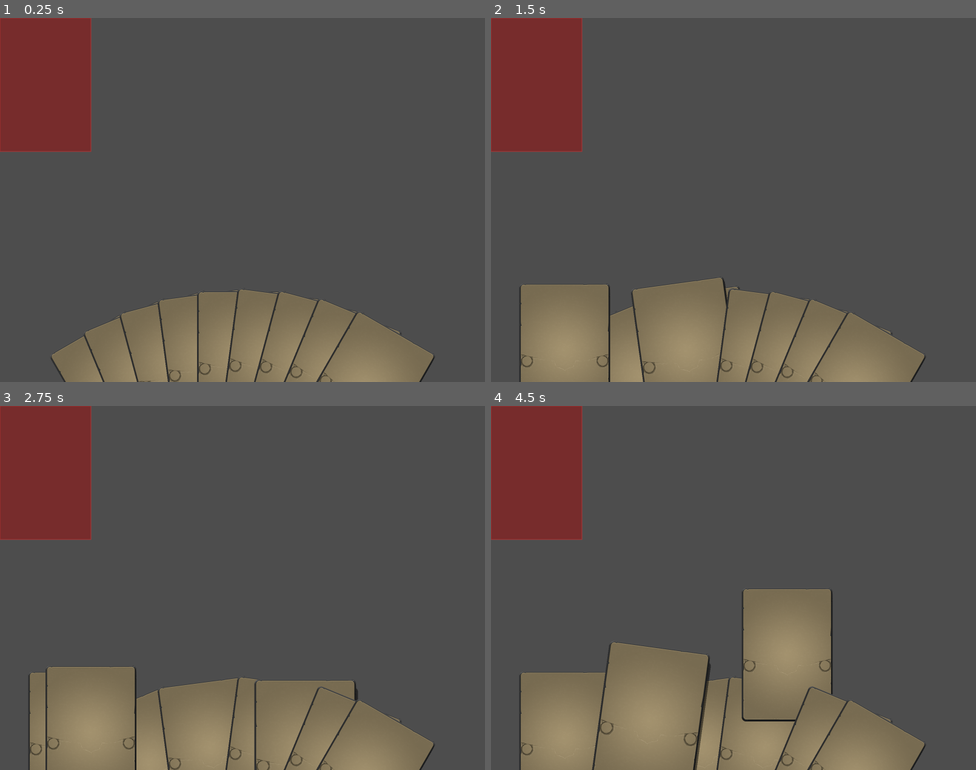
Above: before the commit, frames 1-4 (two rows, left to right).
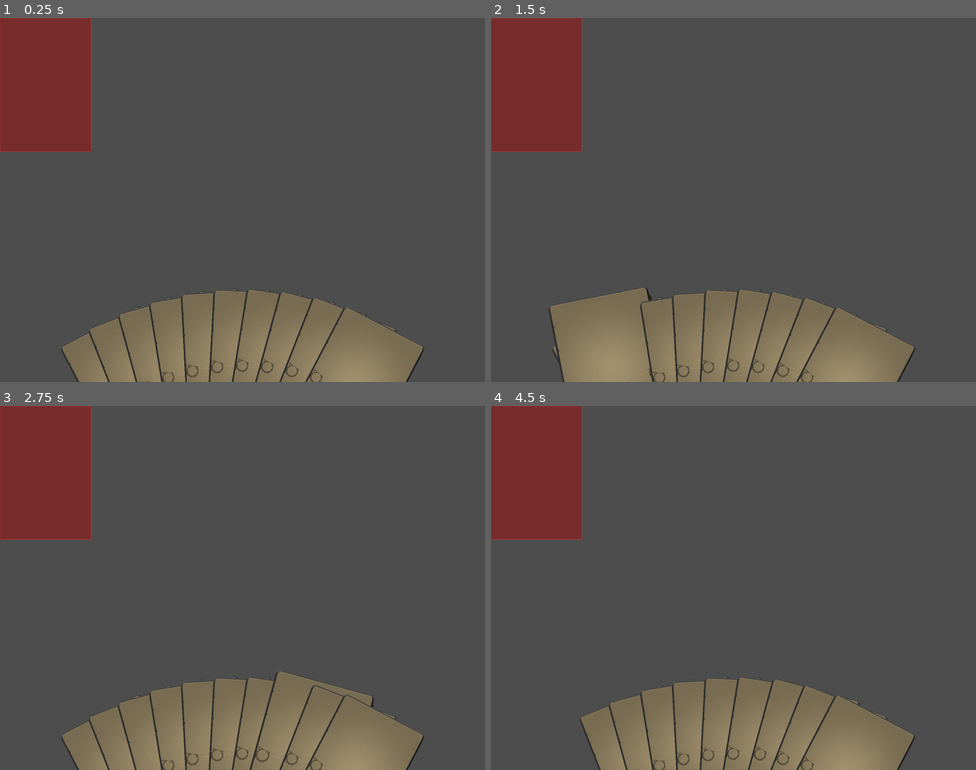
Above: after the commit, the same moments.

Repository: chenkjia/godot-script
Game: Godot game, scene res://Main.tscn
The game is run twice, just before and just after one commit, with the same random seed, the same clock (stepped at 60 frames per second) and the same inputs.
Inputs (mouse positions are in pixels of both pictures, inside the frame that each line leads up to):
- Up to frame 1 (0.25 s): no input
- Up to frame 2 (1.5 s): tap Enter at 0.5 s; drag from (641, 374) to (539, 356) at 0.52 s; drag from (699, 360) to (539, 356) at 1.27 s
- Up to frame 3 (2.75 s): move the mouse to (276, 748) at 2.02 s; click (276, 748) at 2.17 s
- Up to frame 4 (4.5 s): tap Space at 2.75 s; drag from (825, 762) to (573, 719) at 2.77 s; drag from (563, 737) to (811, 686) at 3.52 s; drag from (583, 733) to (811, 686) at 4.27 s

The runs differ from the first frame. In frame 1, 2.5% of the frame differs, in the area x 10-90%, y 74-100%; in frame 2, 5.7%; in frame 3, 7.3%; in frame 4, 14%, in the area x 5-90%, y 50-100%.

Commit message:
卡片放手会自动进入手牌

Diff:
--- a/components/card.gd
+++ b/components/card.gd
@@ -11,9 +11,12 @@
 # 拖动相关变量
 var dragging: bool = false
 var drag_offset: Vector2 = Vector2.ZERO
+var original_position: Vector2 = Vector2.ZERO  # 记录原始位置
+var original_rotation: float = 0.0  # 记录原始旋转
 var tween_rot: Tween
 @export var follow_speed: float = 1.0
 @export var rotation_factor: float = 0.03
+@export var return_speed: float = 0.3  # 返回原位的速度
 
 var tween: Tween
 
@@ -52,6 +55,9 @@
 		var mb: InputEventMouseButton = event
 		if mb.button_index == MOUSE_BUTTON_LEFT:
 			if mb.pressed:
+				# 记录拖动开始时的原始位置和旋转
+				original_position = global_position
+				original_rotation = rotation_degrees
 				# 直接开始拖动，因为事件已经在卡片范围内
 				dragging = true
 				drag_offset = global_position - get_global_mouse_position()
@@ -61,13 +67,15 @@
 				if dragging:
 					dragging = false
 					# 检查是否在垃圾桶区域内
-					check_trash_area()
-					# 停止旋转动画并归零（卡片和阴影同步）
-					if tween_rot:
-						tween_rot.kill()
-					tween_rot = create_tween().set_parallel(true)
-					tween_rot.tween_property(self, "rotation_degrees", 0.0, 0.15)
-					tween_rot.tween_property(shadow, "rotation_degrees", 0.0, 0.15)
+					if not check_trash_area():
+						# 如果不在垃圾桶区域，返回原位置
+						return_to_original_position()
+					else:
+						# 如果在垃圾桶区域，停止旋转动画并归零
+						if tween_rot:
+							tween_rot.kill()
+						tween_rot = create_tween().set_parallel(true)
+						tween_rot.tween_property(self, "rotation_degrees", 0.0, 0.15)
 	elif dragging and event is InputEventMouseMotion:
 		drag_card_motion(event as InputEventMouseMotion)
 
@@ -91,7 +99,7 @@
 	tween_rot.tween_property(card, "rotation_degrees", target_rotation, 0.08)
 
 # 检查卡片是否在垃圾桶区域内
-func check_trash_area() -> void:
+func check_trash_area() -> bool:
 	# 查找垃圾桶节点
 	var trash_nodes = get_tree().get_nodes_in_group("card_trash")
 	if trash_nodes.is_empty():
@@ -107,7 +115,9 @@
 		if trash.has_method("is_card_in_trash_area") and trash.is_card_in_trash_area(self):
 			# 卡片在垃圾桶区域内，销毁卡片
 			trash.destroy_card(self)
-			return
+			return true
+
+	return false  # 卡片不在垃圾桶区域内
 
 # 递归查找垃圾桶节点
 func find_trash_nodes(node: Node) -> Array:
@@ -122,3 +132,15 @@
 		trash_nodes.append_array(find_trash_nodes(child))
 
 	return trash_nodes
+
+# 返回到原始位置
+func return_to_original_position() -> void:
+	# 创建返回动画
+	var return_tween = create_tween().set_parallel(true)
+
+	# 平滑移动到原始位置
+	return_tween.tween_property(self, "global_position", original_position, return_speed)
+
+	# 平滑旋转到原始角度
+	return_tween.tween_property(self, "rotation_degrees", original_rotation, return_speed)
+	# return_tween.tween_property(shadow, "rotation_degrees", original_rotation, return_speed)
--- a/components/card_manager.gd
+++ b/components/card_manager.gd
@@ -19,8 +19,8 @@
 
 	# 连接窗口大小改变信号
 	resized.connect(_on_resized)
-	# 加载九张卡片到页面底部
-	load_cards(9)
+	# 加载三张卡片到页面底部（测试少量卡片的集中效果）
+	load_cards(10)
 
 # 加载指定数量的卡片
 func load_cards(count: int) -> void:
@@ -47,13 +47,16 @@
 	var center_x = size.x / 2.0
 	var center_y = size.y + fan_radius - bottom_margin
 
+	# 动态计算扇形角度的算法
+	var dynamic_fan_angle = calculate_dynamic_fan_angle(card_count)
+
 	# 计算每张卡片的角度间隔
 	var angle_step = 0.0
 	if card_count > 1:
-		angle_step = deg_to_rad(fan_angle) / (card_count - 1)
+		angle_step = deg_to_rad(dynamic_fan_angle) / (card_count - 1)
 
 	# 起始角度（从左到右）
-	var start_angle = deg_to_rad(-fan_angle / 2.0)
+	var start_angle = deg_to_rad(-dynamic_fan_angle / 2.0)
 
 	# 设置每张卡片的位置和旋转
 	for i in range(card_count):
@@ -75,6 +78,28 @@
 		# 设置卡片层级（从左到右按顺序叠放，右边的卡片在上层）
 		card.z_index = i
 
+# 动态计算扇形角度的算法
+func calculate_dynamic_fan_angle(card_count: int) -> float:
+	# 基础参数
+	var min_angle = 0.0  # 单张卡片时的角度
+	var max_angle = fan_angle  # 最大扇形角度
+	var optimal_card_count = 8.0  # 达到最大角度的理想卡片数量
+
+	# 使用平滑曲线算法：基于反比例函数的变体
+	# 公式：angle = max_angle * (1 - e^(-k * count))
+	# 其中 k 是控制曲线陡峭程度的参数
+	var k = 2.0 / optimal_card_count  # 调节参数，控制增长速度
+	var normalized_angle = 1.0 - exp(-k * card_count)
+
+	# 应用最小角度限制和平滑过渡
+	var calculated_angle = max_angle * normalized_angle
+
+	# 对于极少数卡片，应用额外的压缩
+	if card_count <= 2:
+		calculated_angle *= 0.3  # 1-2张卡片时进一步压缩
+
+	return max(min_angle, calculated_angle)
+
 # 清除所有卡片
 func clear_cards() -> void:
 	for card in cards:
